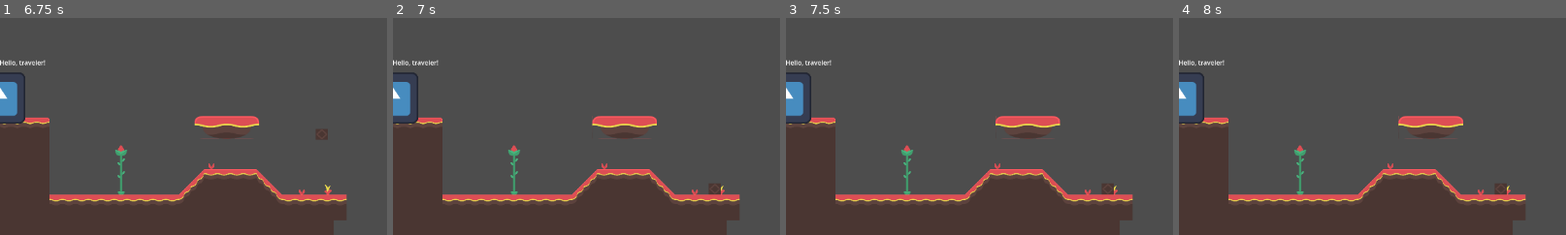
Above: before the commit, frames 1-4 (left to right).
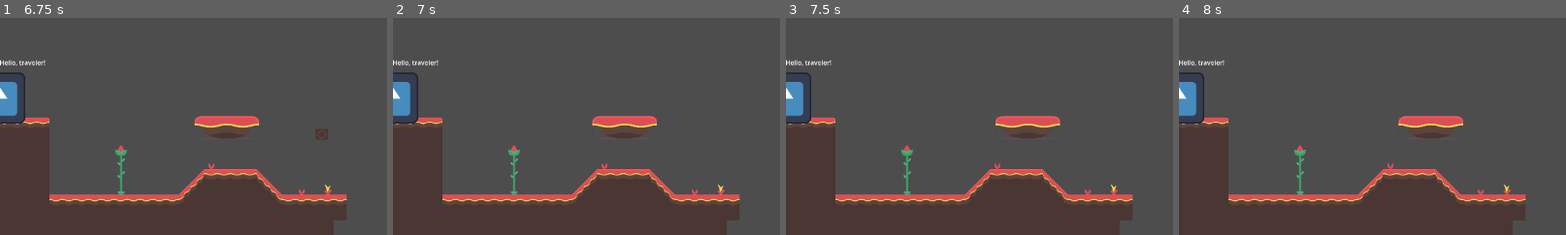
Above: after the commit, the same moments.

Repository: unsaltedkale/Quilt
Game: Godot game, scene res://main.tscn
The game is run twice, just before and just after one commit, with the same random seed, the same clock (stepped at 60 frames per second) and the same inputs. The engine's default icon, where the game draws it, is replaced by a stand-in: a white triangle on a blue panel in a dark square.
Inputs (mouse positions are % of the whole screen's width and height, from its top left):
- Up to frame 1 (6.75 s): click "PLAY" at 0.5 s; move the mouse to (72, 45) at 1.27 s; hold D (move_right) 1.28-2.78 s; tap F (fire_projectile) every 0.75 s from 1.35 to 6.6 s; click (72, 45) at 1.42 s; tap Space (jump) at 1.52, 2.27, 3.77, 4.52, 5.27, 6.5 s; move the mouse to (30, 55) at 2.02 s; move the mouse to (60, 28) at 2.77 s; hold A (move_left) 2.78-3.53 s; move the mouse to (45, 70) at 3.52 s; hold D (move_right) 3.53-5.03 s; click (45, 70) at 3.67 s; move the mouse to (80, 65) at 4.27 s; move the mouse to (20, 35) at 5.02 s; hold A (move_left) 5.03-5.78 s; tap Enter at 5.75 s; move the mouse to (55, 50) at 5.77 s; hold D (move_right) 5.78-6.53 s; click (55, 50) at 5.92 s; move the mouse to (35, 25) at 6.52 s; hold A (move_left) from 6.53 s (still down)
- Up to frame 2 (7 s): keep holding A (move_left); tap Space (jump) at 6.77 s
- Up to frame 3 (7.5 s): keep holding A (move_left); tap Enter at 7.25 s; move the mouse to (72, 45) at 7.27 s; tap F (fire_projectile) at 7.35 s
- Up to frame 4 (8 s): keep holding A (move_left); tap Space (jump) at 7.52 s
The pictures show only the part of the screen within x 50-100%, y 50-100%; the shares and areas given below are measured in that part.

Frame 1 is identical in both runs. In frame 2, 0.1% of the frame differs, in the area x 81-85%, y 76-82%; in frame 3, 0.1%; in frame 4, 0.1%.
Error before the commit: Parse Error: Function "get_parentqueue_free()" not found in base self. (res://Elena/Scripts/fallingobjectarea_2d.gd:13)

Commit message:
FallingObjects disappear when they hit the ground

Diff:
--- a/Elena/Scenes/fallingobject.tscn
+++ b/Elena/Scenes/fallingobject.tscn
@@ -17,7 +17,6 @@
 
 [node name="fallingobjectarea2d" type="Area2D" parent="."]
 script = ExtResource("1_mi2kw")
-damage_amount = null
 
 [node name="CollisionShape2D" type="CollisionShape2D" parent="fallingobjectarea2d"]
 shape = SubResource("CircleShape2D_5ns6d")
@@ -28,5 +27,3 @@
 texture = ExtResource("2_a5jbd")
 region_enabled = true
 region_rect = Rect2(8, 72, 48, 48)
-
-[node name="Timer" type="Timer" parent="."]
--- a/Elena/Scripts/fallingobjectarea_2d.gd
+++ b/Elena/Scripts/fallingobjectarea_2d.gd
@@ -6,8 +6,10 @@
 	connect("body_entered", Callable(self, "_on_body_entered"))
 
 func _on_body_entered(body: Node) -> void:
+
 	if body.has_method("take_damage"):
 		body.take_damage(damage_amount)
+
 	if body is TileMapLayer:
 		print("Falling Object hit the ground")
-		get_parentqueue_free()
+		get_parent().queue_free()
--- a/main.tscn
+++ b/main.tscn
@@ -10,7 +10,7 @@
 [ext_resource type="PackedScene" uid="uid://bynaee88w7bws" path="res://Elena/Scenes/dissapearing_platform.tscn" id="8_5vw27"]
 
 [sub_resource type="GDScript" id="GDScript_4c57u"]
-script/source = "extends Node2D  # Or whatever node you're using to spawn the objects
+script/source = "extends Node2D
 
 var fallingobject = preload(\"res://Elena/Scenes/fallingobject.tscn\")
 var spawn_times = [5.0, 10.0, 15.0, 30.0] #Time starts counting after previous - So the each time is actualy that time + previous times since the scene loaded
